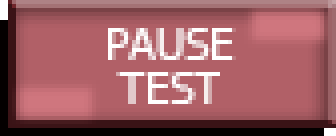
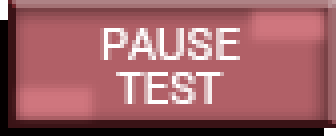
Layer changes from the first 336px x 136px image to the second:
painted on "PAUSE TEST" (1st of 2, in "高亮") over bbox(100, 28, 240, 104)
